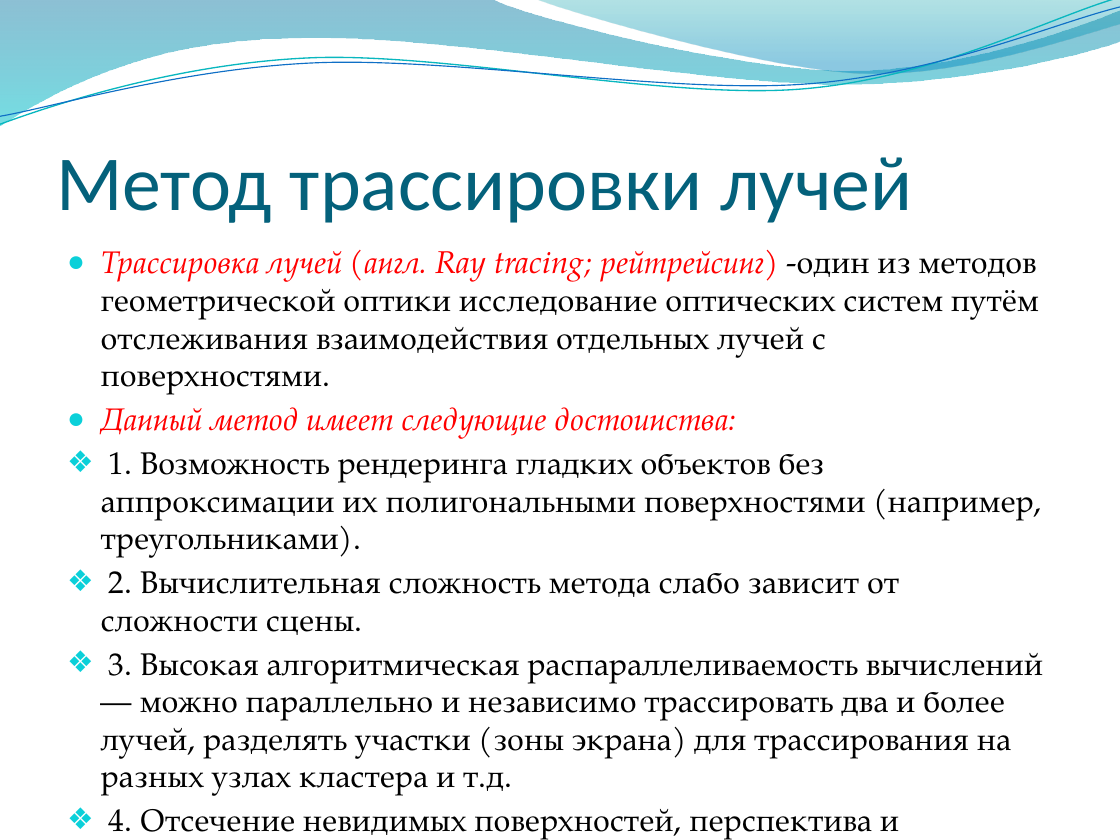
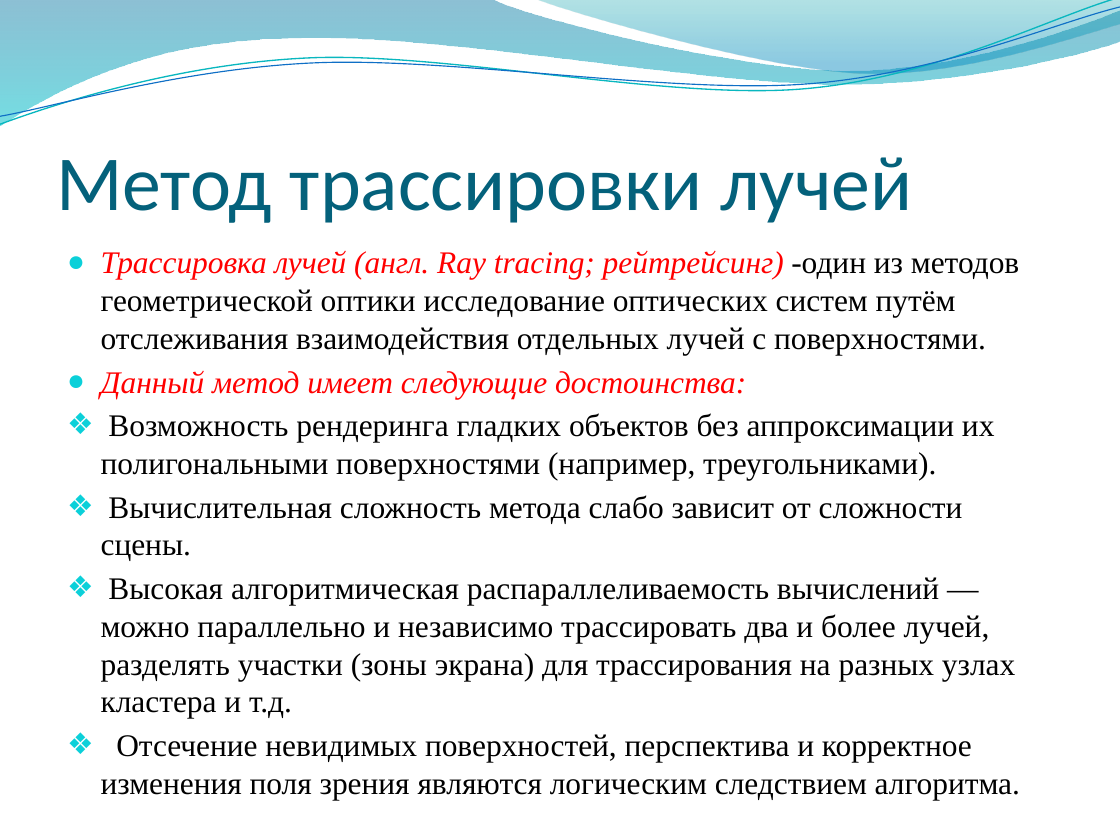
Before and after one commit to djbelyak/Optix-Research, a slide deck: slide 3 of Report/presentation.pptx. Drawn at 1120x840 pixels with LibreOffice and Linux fonts; fonts in the diff are those of the drawing; background and template pictures are left out. Boxes give left, top, right and bottom in pixels: in the first picture for what was removed or moved away, otherwise in the second. Text is boxed around its words. In the diff, an @@ line names an element or a change of style, - is before the commit and + after.

```diff
--- a/Report/presentation.pptx
+++ b/Report/presentation.pptx
@@ text at [101, 251, 1019, 399]: font TeX Gyre Pagella to Times New Roman in "Трассировка лучей (англ. Ray tracing; рейтрейсинг) -один ...", "Данный метод имеет следующие достоинства:" @@
@@ text at [101, 413, 1015, 763]: text changed; font TeX Gyre Pagella to Times New Roman @@
-❖ 1. Возможность рендеринга гладких объектов без аппроксимации их полигональными поверхностями (например, треугольниками).
-❖ 2. Вычислительная сложность метода слабо зависит от сложности сцены.
-❖ 3. Высокая алгоритмическая распараллеливаемость вычислений — можно параллельно и независимо трассировать два и более лучей, разделять участки (зоны экрана) для трассирования на разных узлах кластера и т.д.
-❖ 4. Отсечение невидимых поверхностей, перспектива и корректное изменения поля зрения являются логическим следствием алгоритма.
+❖ Возможность рендеринга гладких объектов без аппроксимации их полигональными поверхностями (например, треугольниками).
+❖ Вычислительная сложность метода слабо зависит от сложности сцены.
+❖ Высокая алгоритмическая распараллеливаемость вычислений — можно параллельно и независимо трассировать два и более лучей, разделять участки (зоны экрана) для трассирования на разных узлах кластера и т.д.
+❖ Отсечение невидимых поверхностей, перспектива и корректное изменения поля зрения являются логическим следствием алгоритма.
```
Also in this commit, not shown: 8 other slides changed, 2 slides added, 2 slides removed, 1 other file.
